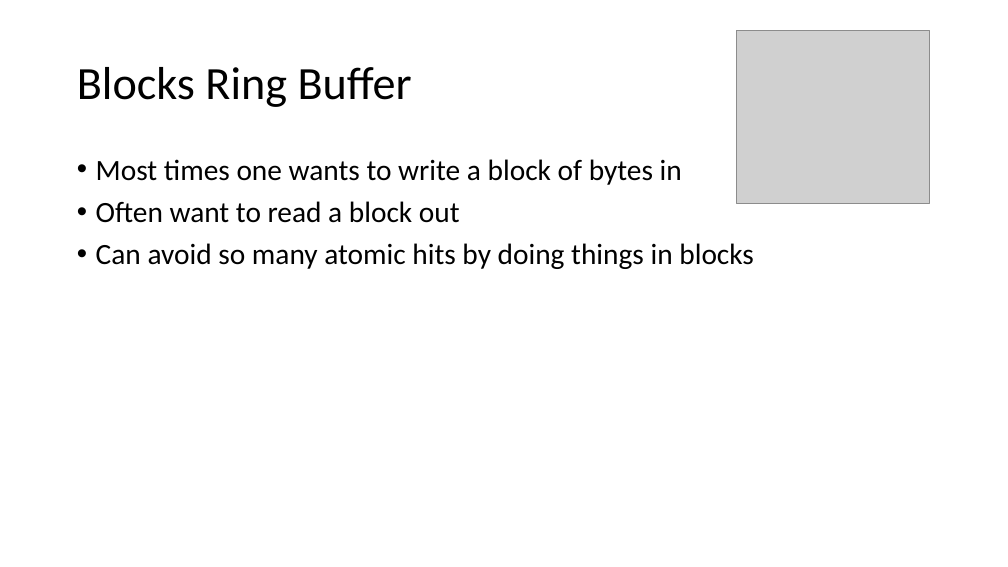
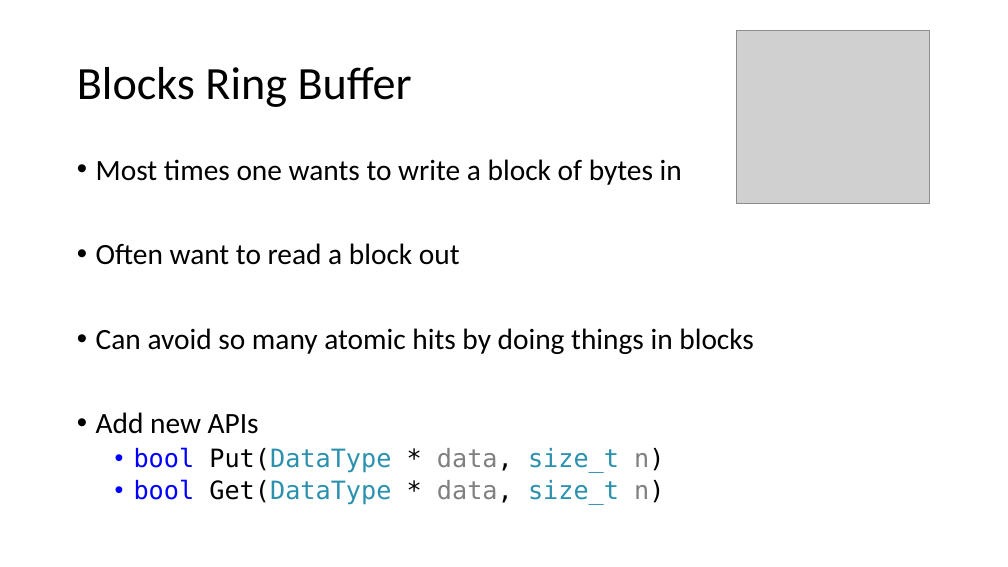
Before and after one commit to ChrisLomont/RingBuffer, a slide deck: slide 27 of Making a Ringbuffer.pptx (slide 26 before the commit). Drawn at 1008x567 pixels with LibreOffice and Linux fonts; fonts in the diff are those of the drawing; grey boxes stand for pictures. Boxes give left, top, right and bottom in pixels: in the first picture for what was removed or moved away, otherwise in the second. Text is boxed around its words. In the diff, an @@ line names an element or a change of style, - is before the commit and + after.

```diff
--- a/Making a Ringbuffer.pptx
+++ b/Making a Ringbuffer.pptx
@@ text at (96, 412, 664, 505): paragraphs added @@
+• Add new APIs
+  • bool Put(DataType * data, size_t n)
+  • bool Get(DataType * data, size_t n)
```
Also in this commit, not shown: 13 other slides changed, 2 slides added, 1 slide removed, 6 other files.
